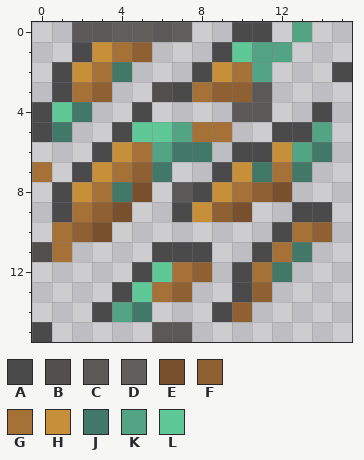
File history of a pixel-art sprite, CustomTextura/default/default_mineral_gold.png. The first picture shows the starting point.
The file is 16x16 pixels. Colours within 5 levels of each other are drawn and written as one.
Palette (. is transparent): A #4b4a4a  B #51504e  C #5b5958  D #615f5c  E #79502e  F #8f6031  G #a57137  H #c88f39  J #417868  K #53a385  L #5ec897
After the commit:
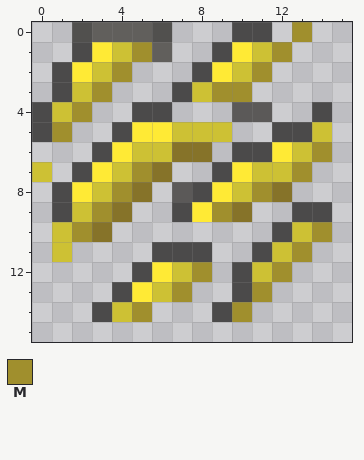
Colours new in this view: M #a08f2d
The edit:
{"colour":"E","old":"#79502e","new":"#867329"}
{"colour":"G","old":"#a57137","new":"#cdc134"}
{"colour":"H","old":"#c88f39","new":"#ffea35"}
{"y":0,"x":2,"old":"CC","new":"BD"}
{"y":0,"x":6,"old":"CD","new":"B."}
{"y":0,"x":13,"old":"K","new":"M"}
{"y":1,"x":5,"old":"F.","new":"MD"}
{"y":1,"x":10,"old":"LKK","new":"HGM"}
{"y":2,"x":4,"old":"J","new":"M"}
{"y":2,"x":11,"old":"K","new":"M"}
{"y":2,"x":15,"old":"A","new":"."}
{"y":3,"x":3,"old":"F","new":"M"}
{"y":3,"x":6,"old":"B","new":"."}
{"y":3,"x":9,"old":"FFC","new":"MM."}
{"y":4,"x":1,"old":"LJ","new":"GM"}
{"y":4,"x":6,"old":".","new":"A"}
{"y":5,"x":1,"old":"J","new":"M"}
{"y":5,"x":5,"old":"LLK","new":"HHG"}
{"y":5,"x":14,"old":"K","new":"G"}
{"y":6,"x":6,"old":"KJJ","new":"GEE"}
{"y":6,"x":13,"old":"KJ","new":"GM"}
{"y":7,"x":5,"old":"FJ","new":"ME"}
{"y":7,"x":11,"old":"J","new":"G"}
{"y":7,"x":13,"old":"J","new":"M"}
{"y":8,"x":4,"old":"J","new":"M"}
{"y":8,"x":11,"old":"F","new":"M"}
{"y":9,"x":3,"old":"F","new":"M"}
{"y":9,"x":9,"old":"F","new":"M"}
{"y":10,"x":2,"old":"F","new":"M"}
{"y":10,"x":14,"old":"F","new":"M"}
{"y":11,"x":0,"old":"B","new":"."}
{"y":11,"x":13,"old":"J","new":"M"}
{"y":12,"x":6,"old":"L","new":"H"}
{"y":12,"x":8,"old":"F","new":"M"}
{"y":12,"x":12,"old":"J","new":"M"}
{"y":13,"x":5,"old":"L","new":"H"}
{"y":13,"x":7,"old":"F","new":"M"}
{"y":13,"x":11,"old":"F","new":"M"}
{"y":14,"x":4,"old":"KJ","new":"GM"}
{"y":14,"x":10,"old":"F","new":"M"}
{"y":15,"x":0,"old":"A","new":"."}
{"y":15,"x":6,"old":"CC","new":".."}
{"label":"changed","picture_box":[32,22,352,342]}
